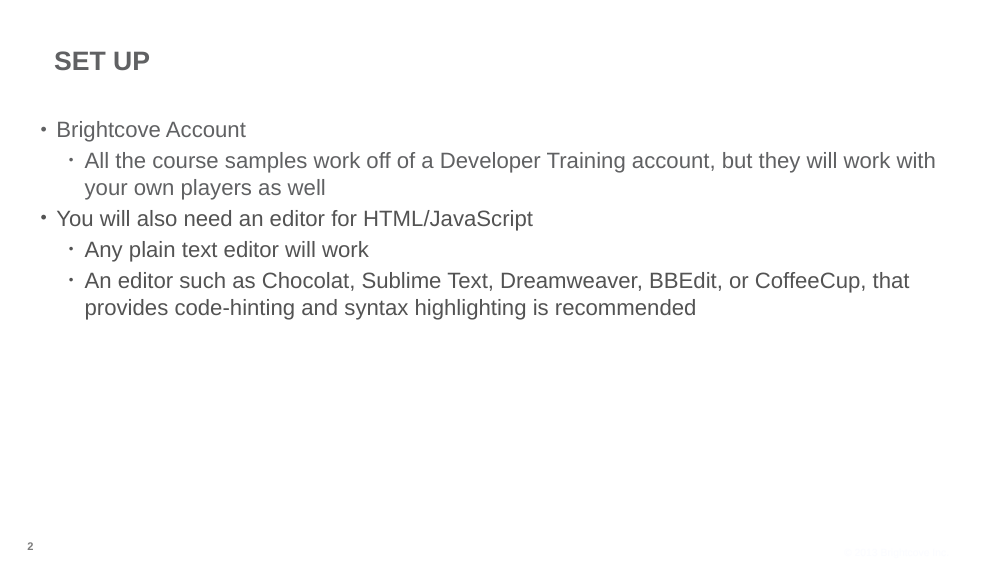
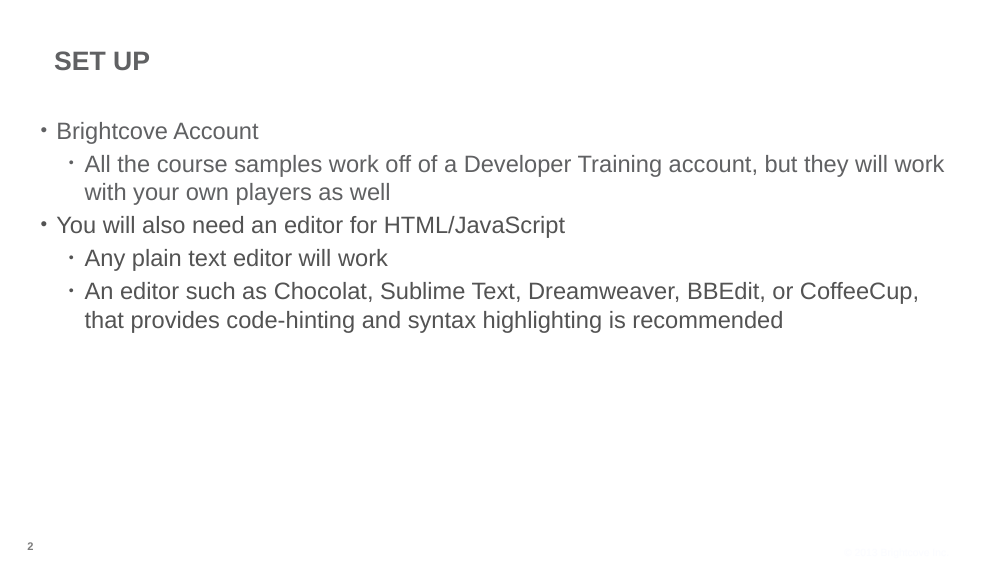
Before and after one commit to BrightcoveLearning/VideoCloudSmartPlayerAPI, a slide deck: slide 2 of VideoSessionsMaterials/v2-setting-up.pptx. Drawn at 1008x567 pixels with LibreOffice and Linux fonts; fonts in the diff are those of the drawing; background and template pictures are left out. Boxes give left, top, right and bottom in pixels: in the first picture for what was removed or moved away, otherwise in the second. Text is boxed around its words. In the diff, an @@ line names an element or a change of style, - is before the commit and + after.

```diff
--- a/VideoSessionsMaterials/v2-setting-up.pptx
+++ b/VideoSessionsMaterials/v2-setting-up.pptx
@@ text "Brightcove Account" at bbox=[56, 122, 945, 333]: size 30 to 32 pt @@
```
Also in this commit, not shown: 2 other slides changed, 9 other files.
